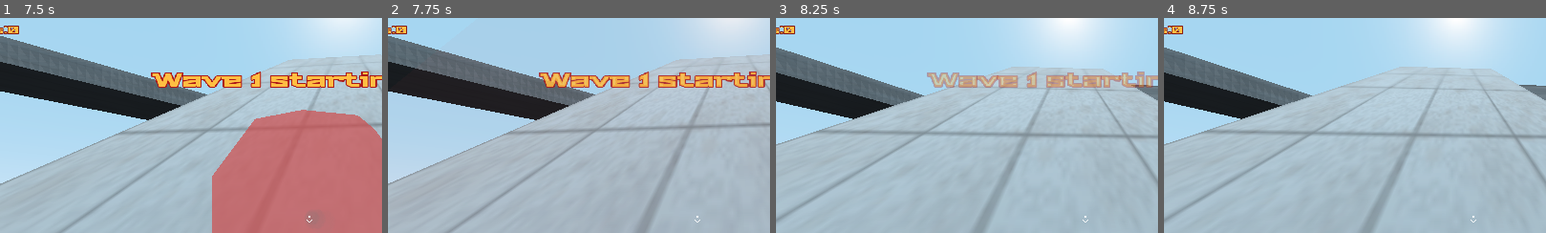
Above: before the commit, frames 1-4 (left to right).
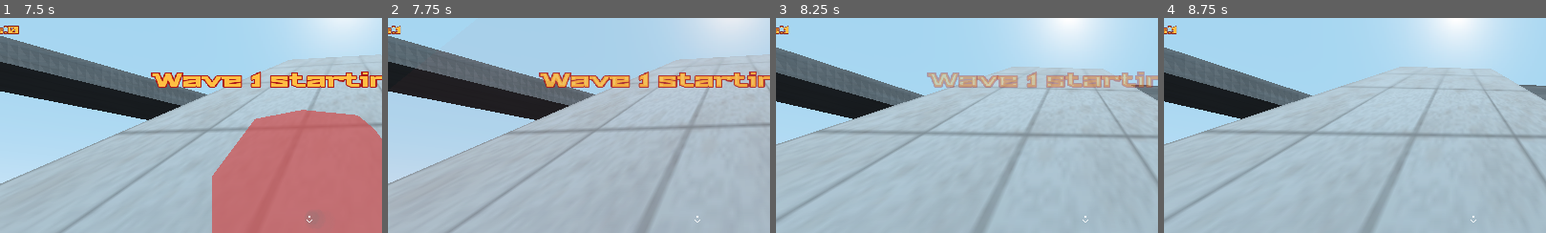
Above: after the commit, the same moments.

Repository: Game-Developers-Kerala/clichemovementshooter
Game: Godot game, scene res://levels/level1.tscn
Two runs of this game, one before a commit and one after it. Both use one fixed random seed, a clock stepped at 60 frames per second and the inputs below. Sound files missing from this copy of the repository are replaced by a short silence.
Inputs (mouse positions are % of the whole screen's width and height, from its top left):
- Up to frame 1 (7.5 s): tap Enter (enter) at 0.5 s; move the mouse to (55, 50) at 0.52 s; hold Enter (enter) 0.53-1.28 s; hold W (forward) 0.53-5.78 s; tap Space (jump) at 0.77, 1.52, 3.02, 3.77, 4.52, 5.75, 6.02, 6.77 s; move the mouse to (45, 50) at 1.27 s; right-click (45, 50) at 1.35 s; move the mouse to (52, 48) at 2.02 s; hold Q (homingmissile) 2.03-2.78 s; move the mouse to (49, 52) at 2.77 s; click (49, 52) at 2.85 s; move the mouse to (57, 51) at 3.52 s; hold Shift (slide) 3.53-4.28 s; move the mouse to (42, 49) at 4.27 s; tap E (use) at 4.35 s; move the mouse to (51, 50) at 5.02 s; hold Enter (enter) 5.03-5.78 s; move the mouse to (46, 48) at 5.77 s; hold D (right) 5.78-6.53 s; right-click (46, 48) at 5.85 s; move the mouse to (55, 50) at 6.52 s; hold Q (homingmissile) 6.53-7.28 s; hold W (forward) from 6.53 s (still down); move the mouse to (45, 50) at 7.27 s; click (45, 50) at 7.35 s
- Up to frame 2 (7.75 s): keep holding W (forward); tap Space (jump) at 7.52 s
- Up to frame 3 (8.25 s): keep holding W (forward); move the mouse to (52, 48) at 8.02 s; hold Shift (slide) from 8.03 s (still down)
- Up to frame 4 (8.75 s): keep holding W (forward); keep holding Shift (slide)
The pictures show only the part of the screen within x 10-60%, y 4-54%; the shares and areas given below are measured in that part.

Frame 1 is identical in both runs. In frame 2, 0.1% of the frame differs, in the area x 2-5%, y 3-8%; in frame 3, 0.1%; in frame 4, 0.1%.

Commit message:
enemy death signal added

Diff:
--- a/levels/level1.tscn
+++ b/levels/level1.tscn
@@ -136,32 +136,25 @@
 
 [node name="pickup_missile" parent="Zigzap_Jump" instance=ExtResource( 6 )]
 transform = Transform( 1.5, 0, 0, 0, 1.5, 0, 0, 0, 1.5, 0, 0, 0 )
-visible = false
 respawn_interval = 40.0
 
 [node name="small_health" parent="Zigzap_Jump" instance=ExtResource( 10 )]
 transform = Transform( 1, 0, 0, 0, 1, 0, 0, 0, 1, 40, 0, 3.5 )
-visible = false
 
 [node name="small_health2" parent="Zigzap_Jump" instance=ExtResource( 10 )]
 transform = Transform( 1, 0, 0, 0, 1, 0, 0, 0, 1, 24, 0, -3.5 )
-visible = false
 
 [node name="small_health3" parent="Zigzap_Jump" instance=ExtResource( 10 )]
 transform = Transform( 1, 0, 0, 0, 1, 0, 0, 0, 1, 8, 0, 3.5 )
-visible = false
 
 [node name="small_health4" parent="Zigzap_Jump" instance=ExtResource( 10 )]
 transform = Transform( 1, 0, 0, 0, 1, 0, 0, 0, 1, -8, 0, -3.5 )
-visible = false
 
 [node name="small_health5" parent="Zigzap_Jump" instance=ExtResource( 10 )]
 transform = Transform( 1, 0, 0, 0, 1, 0, 0, 0, 1, -24, 0, 3.5 )
-visible = false
 
 [node name="small_health6" parent="Zigzap_Jump" instance=ExtResource( 10 )]
 transform = Transform( 1, 0, 0, 0, 1, 0, 0, 0, 1, -40, 0, -3.5 )
-visible = false
 
 [node name="LevelGeometry" type="CSGCombiner" parent="." groups=["navmesh"]]
 material_override = SubResource( 1 )
@@ -617,7 +610,6 @@
 
 [node name="large_health" parent="Pickups" instance=ExtResource( 12 )]
 transform = Transform( 1, 0, 0, 0, 1, 0, 0, 0, 1, -85.5, 35, 0 )
-visible = false
 
 [node name="large_health2" parent="Pickups" instance=ExtResource( 12 )]
 transform = Transform( 1, 0, 0, 0, 1, 0, 0, 0, 1, 85, 35, 0 )
--- a/scripts/enemy/EnemyManager_Test.gd
+++ b/scripts/enemy/EnemyManager_Test.gd
@@ -1,20 +1,43 @@
 extends Node
+
+var enemy_count :int = 0
 
 const SNIPER = preload("res://scenes/enemy/sniper/sniper.tscn")
 
 onready var vantage_points = get_tree().get_nodes_in_group("vantage_points")[0]
 
+
+
+
 func _ready():
 	game.connect("wave_start",self,"_on_wave_start")
+	game.connect("enemy_killed",self,"_on_enemy_killed")
 	pass
 
-func _on_wave_start():
-	pass
+func _on_wave_start(wave_idx):
+	enemy_count = 0
+	spawn_snipers(wave_idx)
+	game.emit_signal("enemy_count_changed",enemy_count)
 
 func spawn_snipers(count:int):
 	var assigned_spawn_points :=[]
 	count = clamp(count,0,20)
 	if !count:
 		return
+	var max_idx = vantage_points.sniper.size()-1
+	while assigned_spawn_points.size()<count:
+		var number = randi()%max_idx
+		if !assigned_spawn_points.has(number):
+			assigned_spawn_points.push_back(number)
+	if assigned_spawn_points:
+		for point_idx in assigned_spawn_points:
+			var inst = SNIPER.instance()
+			get_tree().current_scene.add_child(inst)
+			var point_node = vantage_points.get_sniper_vantage_point(point_idx)
+			inst.global_transform = point_node.global_transform
+			enemy_count += 1
+	pass
 
-	pass
+func _on_enemy_killed():
+	enemy_count -= 1
+	game.emit_signal("enemy_count_changed",enemy_count)
--- a/scripts/enemy/VantagePoints.gd
+++ b/scripts/enemy/VantagePoints.gd
@@ -19,8 +19,11 @@
 		if sniper.has(point):
 			sniper_room_points.push_back(point)
 
+func get_sniper_vantage_point(idx)->Node:
+	return get_node(sniper[idx])
 
-func get_sniper_vantage_point()->Vector3:
+
+func get_random_sniper_vantage_position()->Vector3:
 	if player_in_room:
 		var idx = random.randi()%sniper_room_points.size()
 		return get_node(sniper_room_points[idx]).global_translation
--- a/scripts/enemy/sniper/sniper.gd
+++ b/scripts/enemy/sniper/sniper.gd
@@ -3,8 +3,8 @@
 export(float) var speed = 3
 export(int) var max_health = 150
 var health :int = max_health
-export(float) var atk_cool_time = 5
-export(float) var atk_dmg = 40
+export(float) var atk_cool_time = 7
+export(float) var atk_dmg = 20
 export(float) var atk_push_force = 75
 
 
@@ -114,7 +114,7 @@
 			$ray_aim.enabled=false
 			var vantageholder = get_tree().get_nodes_in_group("vantage_points")[0]
 			if vantageholder:
-				var new_nav_point = vantageholder.get_sniper_vantage_point()
+				var new_nav_point = vantageholder.get_random_sniper_vantage_position()
 				$NavigationAgent.set_target_location(new_nav_point)
 				nav = true
 				anim.play("run")
@@ -150,6 +150,7 @@
 			$ray_aim.enabled = false
 			$CollisionShape.disabled = true
 			anim.play("dead")
+			game.emit_signal("enemy_killed")
 			pass
 	state = to_state
 	if state_times.has(states.keys()[state]):
--- a/scripts/globals/game.gd
+++ b/scripts/globals/game.gd
@@ -4,6 +4,8 @@
 signal wave_start
 signal announcement
 signal enemy_count_changed
+
+signal enemy_killed
 
 var time:=0.0
 var frame := 0
@@ -22,6 +24,7 @@
 	emit_signal("announcement","")
 	yield(get_tree().create_timer(0.25),"timeout")
 	emit_signal("announcement","Warmup time: Press Enter to start waves",0.0)
+	connect("enemy_count_changed",self,"_on_enemy_count_changed")
 
 func _input(event):
 	if event.is_action_pressed("enter"):
@@ -56,11 +59,20 @@
 	emit_signal("wave_start",curr_wave)
 
 func _on_enemy_count_changed(in_count:int):
-	emit_signal("enemy_count_changed",in_count)
 	if !in_count:
 		next_wave()
 
 func _on_player_death():
 	emit_signal("announcement","You died")
 	yield(get_tree().create_timer(ANNOUCE_WAIT_TIME),"timeout")
+	reset_game()
 	get_tree().reload_current_scene()
+	yield(get_tree(),"idle_frame")
+	emit_signal("announcement","Warmup time: Press Enter to start waves",0.0)
+
+func reset_game():
+	time = 0.0
+	frame = 0
+	curr_wave = 0
+	set_process_input(true)
+	pass
